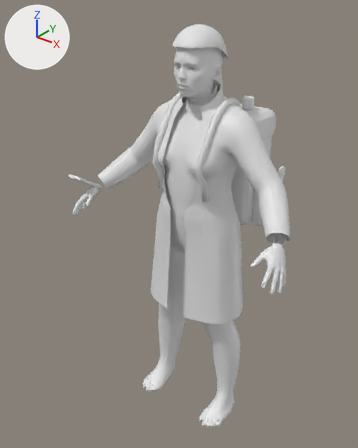
Before and after pictures for a commit that changed the glTF model assets/models/lab_ref/ref_elena_mpfb.glb.
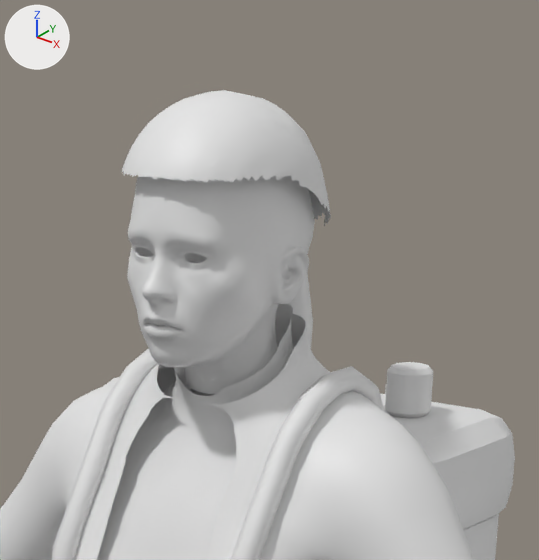
Each version is shown whole from a camera (50 mm lens) standing at (1.121, -1.563, 1.845) and looking at (-0.093, -0.046, 0.904), then close up on the part from 39% to 79% of the width and 0% to 33% of the height. The axes (+X, +Y, +Z) are drawn at upper left. The lights are the same throughout. The older version's two pictures come first. Where no turn or scale is listed for an object, it has been applied to the vertices.

Names of what the first close-up shows: 'Backpack', 'Elena_Base', 'Elena_Coat', 'Elena_Hair', 'Elena_Knit', 'Elena_Ponytail', 'Elena_Strap_L', 'Elena_Strap_R'.
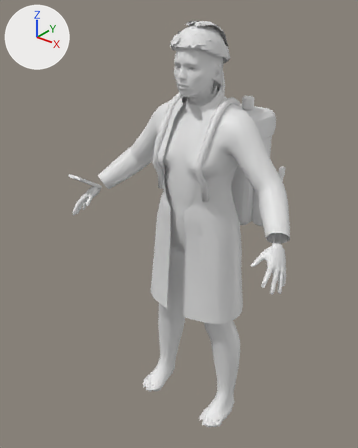
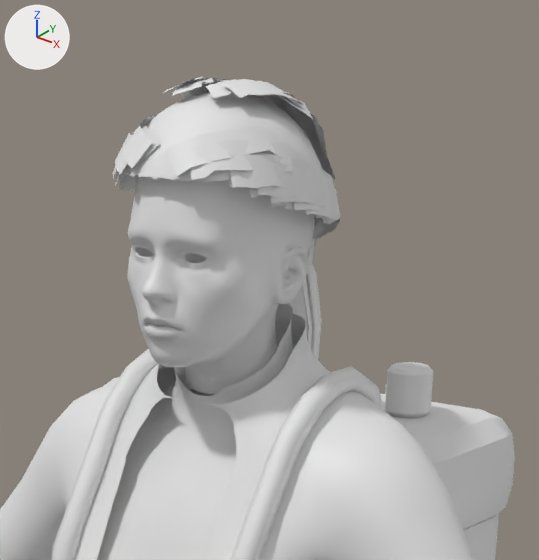
Pixel boxes [x1, y1, x2, y2] of what changed, in the close-ups (539 x 560 px):
'Elena_HairCards', added
    after: [112, 77, 340, 360]

The change, as a diff of the scene's bpy script:
```diff
--- a/assets/models/lab_ref/ref_elena_mpfb.glb.py
+++ b/assets/models/lab_ref/ref_elena_mpfb.glb.py
@@ me_elena_haircards_002 @@
+me_elena_haircards_002.from_pydata(...)  # 2088 vertices, 1900 faces; spans x -0.099..0.099, y -0.153..0.101, z 1.364..1.727
+me_elena_haircards_002.materials.append(mat_ref_elena_010)  # white #e7e7e7
@@ ob_elena_haircards @@
+ob_elena_haircards = bpy.data.objects.new('Elena_HairCards', me_elena_haircards_002)
+ob_elena_haircards.location = (0.0, 0.0, 0.0)
```
